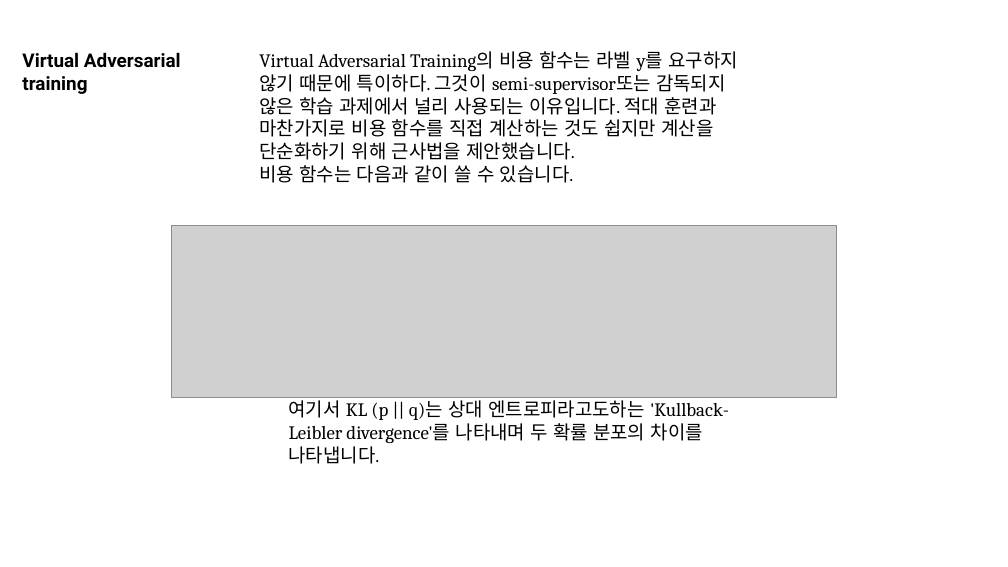
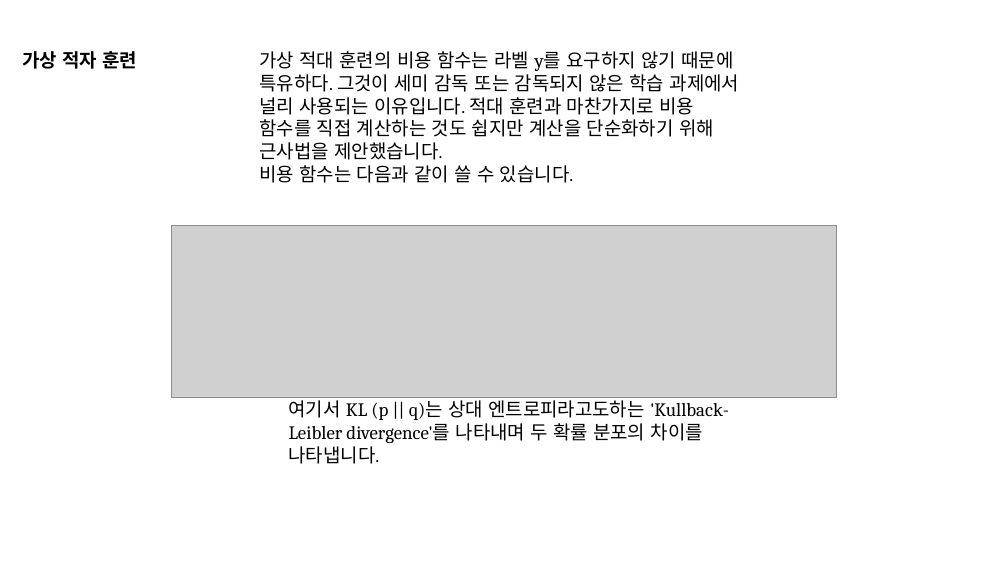
Before and after one commit to modudeepnlp/code_implementation, a slide deck: slide 8 of resources/slide/Adversarial Training Methods For Semi-Supervised Text Classification_20190311_ChangWookJun.pptx. Drawn at 1008x567 pixels with LibreOffice and Linux fonts; fonts in the diff are those of the drawing; grey boxes stand for pictures. Boxes give left, top, right and bottom in pixels: in the first picture for what was removed or moved away, otherwise in the second. Text is boxed around its words. In the diff, an @@ line names an element or a change of style, - is before the commit and + after.

```diff
--- a/resources/slide/Adversarial Training Methods For Semi-Supervised Text Classification_20190311_ChangWookJun.pptx
+++ b/resources/slide/Adversarial Training Methods For Semi-Supervised Text Classification_20190311_ChangWookJun.pptx
@@ text at [22, 51, 138, 69]: text changed @@
-Virtual Adversarial training
+가상 적자 훈련
@@ text at [259, 51, 740, 160]: text changed @@
-Virtual Adversarial Training의 비용 함수는 라벨 y를 요구하지 않기 때문에 특이하다. 그것이 semi-supervisor또는 감독되지 않은 학습 과제에서 널리 사용되는 이유입니다. 적대 훈련과 마찬가지로 비용 함수를 직접 계산하는 것도 쉽지만 계산을 단순화하기 위해 근사법을 제안했습니다.
+가상 적대 훈련의 비용 함수는 라벨 y를 요구하지 않기 때문에 특유하다. 그것이 세미 감독 또는 감독되지 않은 학습 과제에서 널리 사용되는 이유입니다. 적대 훈련과 마찬가지로 비용 함수를 직접 계산하는 것도 쉽지만 계산을 단순화하기 위해 근사법을 제안했습니다.
```
Also in this commit, not shown: 9 other slides changed, 7 slides added.
